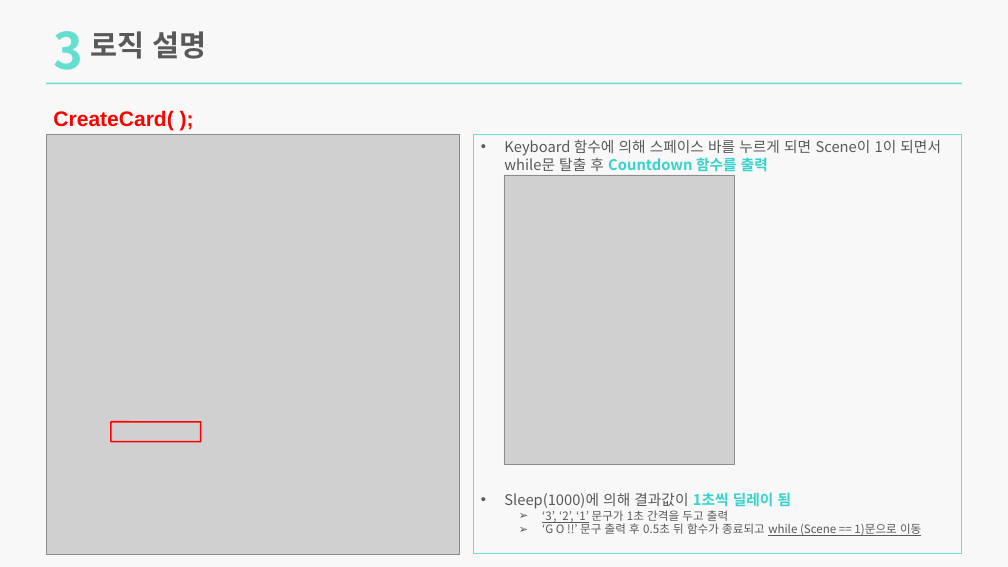
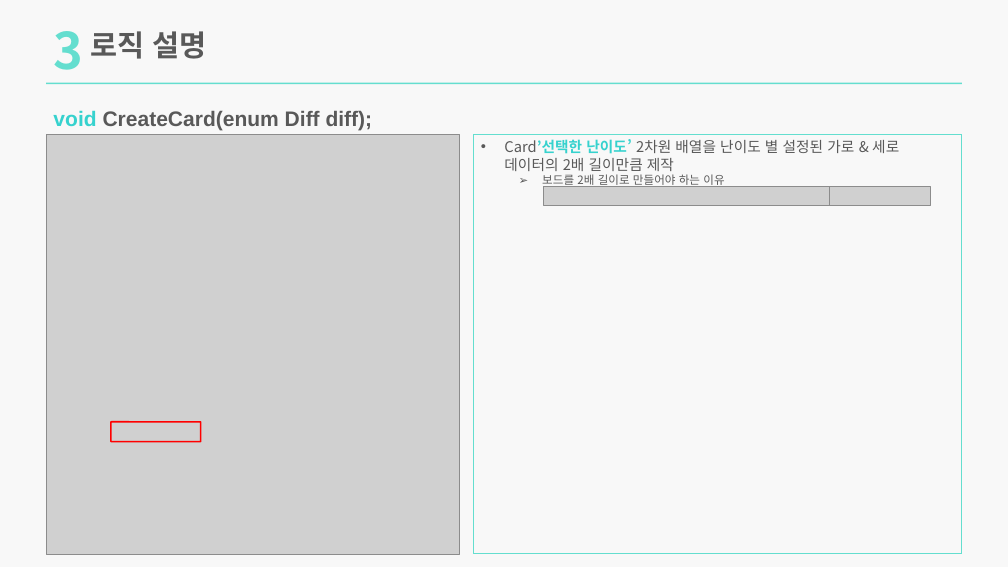
Before and after one commit to lim7635/MatchCard, a slide deck: slide 17 of MatchCard.pptx. Drawn at 1008x567 pixels with LibreOffice and Linux fonts; fonts in the diff are those of the drawing; grey boxes stand for pictures. Boxes give left, top, right and bottom in pixels: in the first picture for what was removed or moved away, otherwise in the second. Text is boxed around its words. In the diff, an @@ line names an element or a change of style, - is before the commit and + after.

```diff
--- a/MatchCard.pptx
+++ b/MatchCard.pptx
@@ text removed at box(53, 110, 173, 130) @@
-CreateCard( );
@@ text added at box(53, 110, 373, 130), 20 pt, text #595959, bold @@
+void CreateCard(enum Diff diff);
@@ text in rectangle at box(504, 139, 899, 188): text changed @@
-• Keyboard 함수에 의해 스페이스 바를 누르게 되면 Scene이 1이 되면서 while문 탈출 후 Countdown 함수를 출력
-• Sleep(1000)에 의해 결과값이 1초씩 딜레이 됨
-  ➢ ‘3’, ‘2’, ‘1’ 문구가 1초 간격을 두고 출력
-  ➢ ‘G O !!’ 문구 출력 후 0.5초 뒤 함수가 종료되고 while (Scene == 1)문으로 이동
+• Card’선택한 난이도’ 2차원 배열을 난이도 별 설정된 가로 & 세로 데이터의 2배 길이만큼 제작
+  ➢ 보드를 2배 길이로 만들어야 하는 이유
@@ picture removed at box(504, 175, 734, 464) @@
@@ picture added at box(544, 187, 830, 206) @@
@@ picture added at box(830, 187, 931, 206) @@
```
Also in this commit, not shown: 9 other slides changed, 8 other files.
